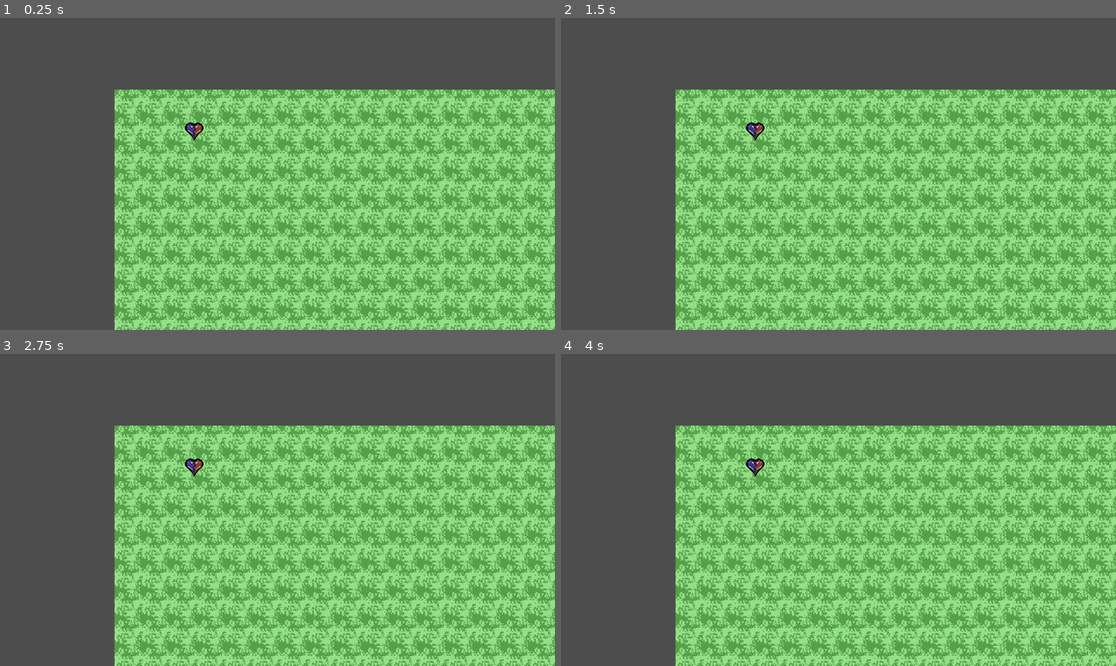
Above: before the commit, frames 1-4 (two rows, left to right).
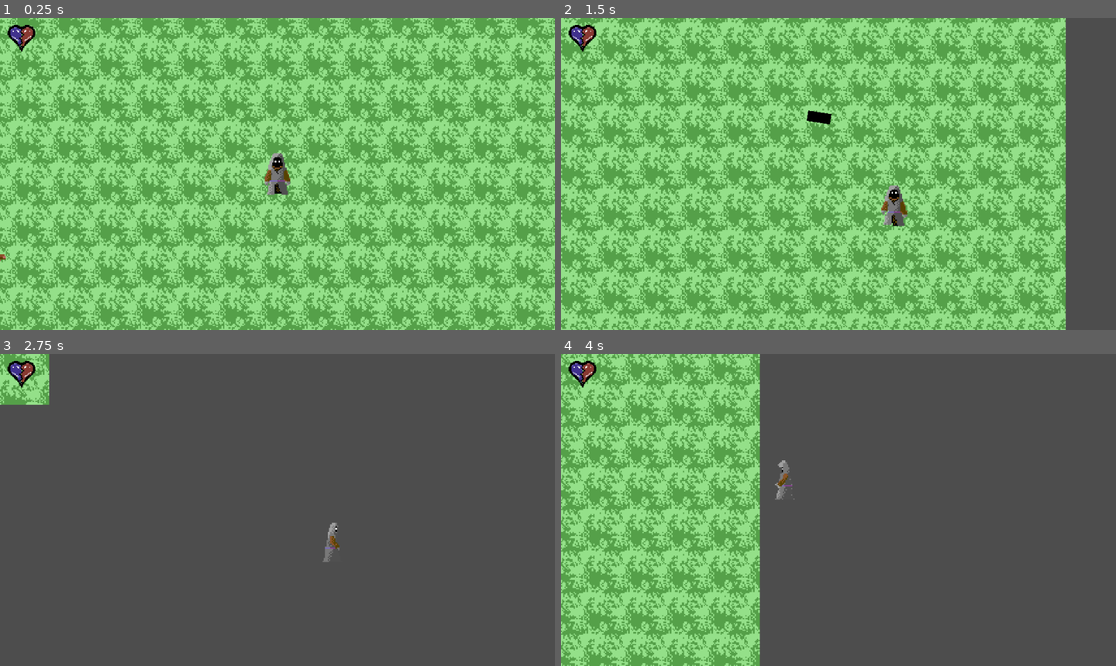
Above: after the commit, the same moments.

Repository: cswansonbooth125/TSA-Game-Project
Game: Godot game, scene res://Levels/game_level.tscn
The game is run twice, just before and just after one commit, with the same random seed, the same clock (stepped at 60 frames per second) and the same inputs.
Inputs (mouse positions are in pixels of both pictures, inside the frame that each line leads up to):
- Up to frame 1 (0.25 s): no input
- Up to frame 2 (1.5 s): tap Enter at 0.5 s; move the mouse to (960, 158) at 0.52 s; hold D (ui_right) 0.53-1.28 s; click (960, 158) at 0.6 s; move the mouse to (727, 189) at 1.27 s; hold S (ui_down) from 1.28 s (still down); click (727, 189) at 1.35 s
- Up to frame 3 (2.75 s): move the mouse to (333, 441) at 2.02 s; release S (ui_down) at 2.03 s; hold D (ui_right) from 2.03 s (still down); click (333, 441) at 2.1 s
- Up to frame 4 (4 s): move the mouse to (810, 572) at 2.77 s; release D (ui_right) at 2.78 s; hold W (ui_up) 2.78-3.53 s; click (810, 572) at 2.85 s; move the mouse to (1005, 556) at 3.52 s; hold A (ui_left) from 3.53 s (still down); click (1005, 556) at 3.6 s

The runs differ from the first frame. In frame 1, 72% of the frame differs, in the area x 0-100%, y 0-100%; in frame 2, 73%; in frame 3, 63%; in frame 4, 80%.

Commit message:
fixed stuff

Diff:
--- a/Game/Characters/Player/Player.gd
+++ b/Game/Characters/Player/Player.gd
@@ -4,6 +4,7 @@
 
 const max_speed = 500
 var health = 3
+var mana = 3
 var dead = false
 var enemy_attack_cooldown = true
 var enemy_in_hitbox = false
@@ -17,7 +18,7 @@
 func _physics_process(delta):
 	player_movement()
 	enemy_attack()
-
+	regenerate_mana()
 	if health <= 0:
 		dead = true
 
@@ -35,7 +36,8 @@
 	var mouse_pos = get_global_mouse_position()
 	$Marker2D.look_at(mouse_pos)
 
-	if Input.is_action_just_pressed("left_mouse") and spell_cooldown:
+	if Input.is_action_just_pressed("left_mouse") and spell_cooldown and mana > 0:
+		mana -= 1
 		spell_cooldown = false
 		var spell_instance = spell.instantiate()
 		spell_instance.rotation = $Marker2D.rotation
@@ -110,3 +112,14 @@
 
 func _on_damage_cooldown_timeout():
 	enemy_attack_cooldown = true
+
+func regenerate_mana():
+	print(mana)
+	if mana < 3:
+		$Mana_cooldown.start()
+
+
+
+func _on_mana_cooldown_timeout():
+	if mana < 3:
+		mana += 1
--- a/Game/Levels/game_level.tscn
+++ b/Game/Levels/game_level.tscn
@@ -1,7 +1,6 @@
-[gd_scene load_steps=8 format=3 uid="uid://dfsvkcqlqrk7h"]
+[gd_scene load_steps=7 format=3 uid="uid://dfsvkcqlqrk7h"]
 
 [ext_resource type="PackedScene" uid="uid://b1fx57ibg8rq5" path="res://Scenes/Player.tscn" id="1_210ex"]
-[ext_resource type="Script" path="res://Levels/follow_camera.gd" id="3_3xg02"]
 [ext_resource type="Texture2D" uid="uid://booab7p1u8h47" path="res://Art/tiles/png/grass-tileset.png" id="3_qpm83"]
 [ext_resource type="PackedScene" uid="uid://bqskqqchnsfs0" path="res://Scenes/rat_enemy.tscn" id="3_wcflc"]
 [ext_resource type="PackedScene" uid="uid://t2mgaaayw602" path="res://Scenes/ui.tscn" id="4_yw43b"]
@@ -293,32 +292,26 @@
 [node name="GameLevel" type="Node2D"]
 
 [node name="TileMap" type="TileMap" parent="."]
-z_index = 1
 position = Vector2(308, 91)
 tile_set = SubResource("TileSet_8r5tf")
 format = 2
 layer_0/tile_data = PackedInt32Array(-131082, 65536, 1, -65546, 65536, 1, -10, 65536, 1, 65526, 65536, 1, 131062, 65536 …(9291 unchanged characters)…
 
 [node name="Player" parent="." instance=ExtResource("1_210ex")]
-position = Vector2(634, 358)
-
-[node name="Camera2D" type="Camera2D" parent="Player" node_paths=PackedStringArray("tilemap")]
-zoom = Vector2(1.5, 1.5)
-script = ExtResource("3_3xg02")
-tilemap = NodePath("../../TileMap")
+position = Vector2(473, 269)
 
 [node name="rat_enemy" parent="." instance=ExtResource("3_wcflc")]
-position = Vector2(461, 319)
+position = Vector2(252, 330)
 
 [node name="CanvasLayer" type="CanvasLayer" parent="."]
 
 [node name="UI" parent="CanvasLayer" instance=ExtResource("4_yw43b")]
 anchors_preset = -1
-anchor_left = 0.349
-anchor_top = 0.363
-anchor_right = 0.349
-anchor_bottom = 0.363
-offset_left = -15.04
-offset_top = -15.02
-offset_right = 17.96
-offset_bottom = 15.98
+anchor_left = 0.04
+anchor_top = 0.066
+anchor_right = 0.04
+anchor_bottom = 0.066
+offset_left = -16.4
+offset_top = -15.64
+offset_right = 16.6
+offset_bottom = 15.36
--- a/Game/Scenes/Player.tscn
+++ b/Game/Scenes/Player.tscn
@@ -228,7 +228,16 @@
 
 [node name="Damage_cooldown" type="Timer" parent="player"]
 
+[node name="Camera2D" type="Camera2D" parent="player"]
+zoom = Vector2(1.5, 1.5)
+drag_horizontal_enabled = true
+drag_vertical_enabled = true
+
+[node name="Mana_cooldown" type="Timer" parent="player"]
+one_shot = true
+
 [connection signal="area_entered" from="player/player_hitbox" to="player" method="_on_hitbox_area_entered"]
 [connection signal="body_entered" from="player/player_hitbox" to="player" method="_on_player_hitbox_body_entered"]
 [connection signal="body_exited" from="player/player_hitbox" to="player" method="_on_player_hitbox_body_exited"]
 [connection signal="timeout" from="player/Damage_cooldown" to="player" method="_on_damage_cooldown_timeout"]
+[connection signal="timeout" from="player/Mana_cooldown" to="player" method="_on_mana_cooldown_timeout"]
--- a/Game/project.godot
+++ b/Game/project.godot
@@ -19,6 +19,7 @@
 
 window/size/viewport_width=960
 window/size/viewport_height=540
+window/stretch/scale=1.5
 mouse_cursor/custom_image="res://Art/gui/cursor-static.png"
 
 [input]
